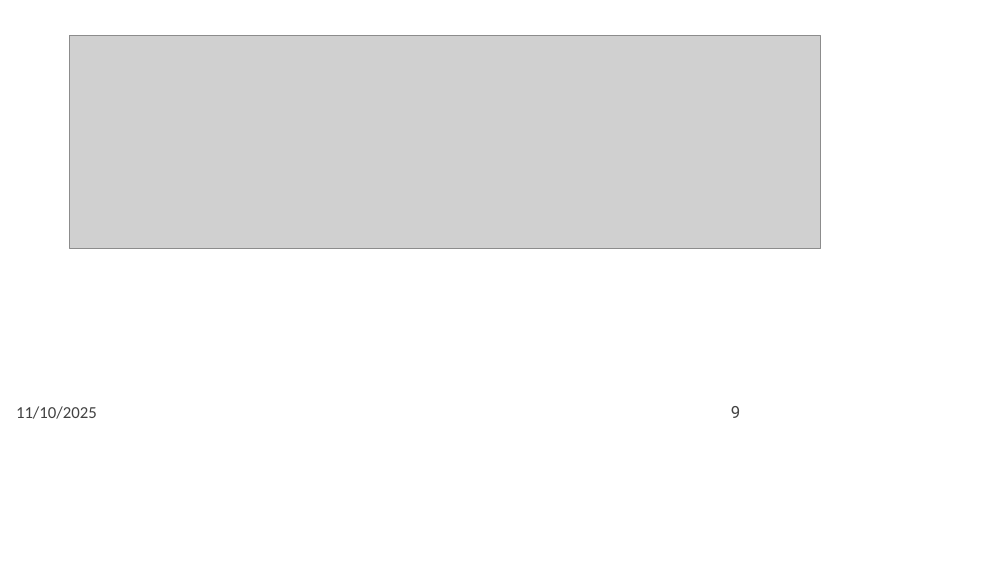
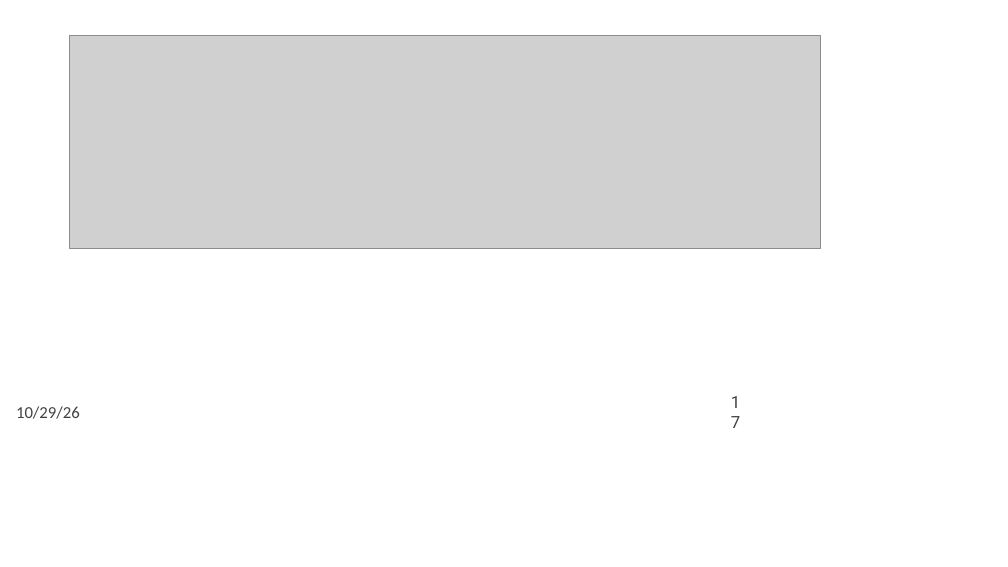
Before and after one commit to xiaoleibi/DMU26, a slide deck: slide 17 of DBPPT/DB Gang3 DataTyper.pptx (slide 9 before the commit). Drawn at 1008x567 pixels with LibreOffice and Linux fonts; fonts in the diff are those of the drawing; grey boxes stand for pictures. Boxes give left, top, right and bottom in pixels: in the first picture for what was removed or moved away, otherwise in the second. Text is boxed around its words. In the diff, an @@ line names an element or a change of style, - is before the commit and + after.

```diff
--- a/DBPPT/DB Gang3 DataTyper.pptx
+++ b/DBPPT/DB Gang3 DataTyper.pptx
@@ text at (x1=16, y1=406, x2=80, y2=419): text changed @@
-11/10/2025
+10/29/26
@@ page number at (x1=731, y1=406, x2=740, y2=418): text changed @@
-9
+17
```
Also in this commit, not shown: 8 slides added, 2 other files.
